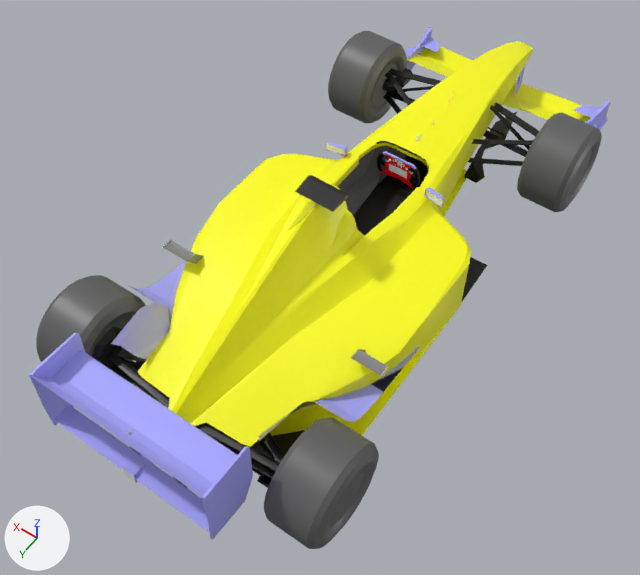
What one commit did to the COLLADA model src/stable/components/gazeboserver/models/f1/meshes/F1.dae.
Camera for both pictures: a 50 mm camera at (-0.407, 0.917, 0.923) aimed at (-0.005, 0.353, 0.037). The axes (+X, +Y, +Z) are drawn at lower left. The lights are the same throughout. Where no turn or scale is listed for an object, it has been applied to the vertices.
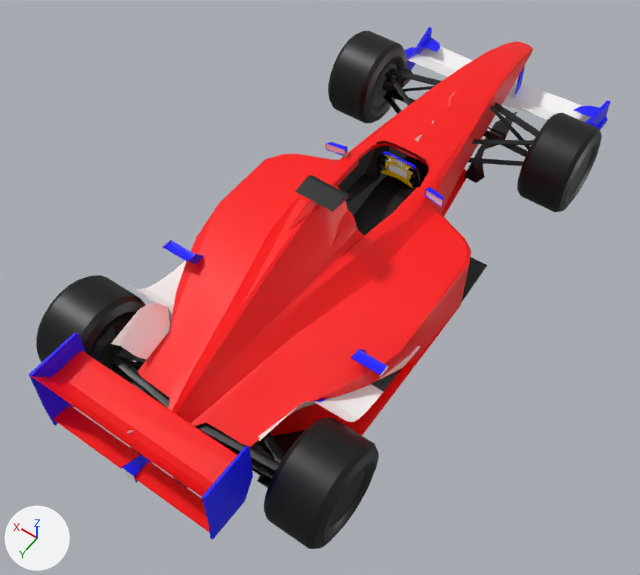
Boxes (x1, y1, x2, y2) around the edits, measured in the pictures (640 x 575 px):
'SketchUp_030', recoloured (yellow to red): (138, 41, 533, 447) in both
'SketchUp_217', recoloured (grey to black): (264, 417, 379, 549) in both
'SketchUp_012', recoloured (blue to red): (49, 351, 237, 489) in both
'SketchUp_003', recoloured (grey to black): (517, 113, 602, 212) in both
'SketchUp_215', recoloured (grey to black): (36, 275, 145, 371) in both
'SketchUp_213', recoloured (grey to black): (328, 31, 407, 123) in both
'SketchUp_019', recoloured (blue to red): (53, 406, 210, 533) in both
'SketchUp_018', recoloured: (202, 446, 253, 540) in both
'SketchUp_041', recoloured: (111, 303, 174, 360) in both
'SketchUp_014', recoloured (blue to red): (31, 376, 208, 497) in both
'SketchUp_010', recoloured (yellow to white): (420, 47, 591, 122) in both
'SketchUp_015', recoloured: (29, 333, 86, 426) in both
'SketchUp_177', recoloured: (337, 146, 390, 216) in both
'SketchUp_199', recoloured (blue to white): (315, 385, 383, 422) in both
'SketchUp_206', recoloured (blue to white): (128, 268, 183, 307) in both
'SketchUp_028', recoloured (yellow to white): (408, 54, 556, 120) in both
'SketchUp_209', recoloured: (371, 346, 420, 392) in both
'SketchUp_042', recoloured (grey to blue): (351, 349, 387, 375) in both
'SketchUp_044', recoloured (grey to blue): (163, 240, 203, 264) in both
'SketchUp_016', recoloured (red to yellow): (380, 154, 414, 188) in both
'SketchUp_026', recoloured: (586, 100, 611, 130) in both
'SketchUp_198', recoloured: (122, 423, 210, 483) in both
'SketchUp_027', recoloured: (406, 27, 432, 70) in both
'SketchUp_011', recoloured: (574, 105, 599, 117) in both
'SketchUp_024', recoloured: (422, 37, 440, 52) in both
'SketchUp_045', recoloured: (425, 187, 443, 207) in both
'SketchUp_025', recoloured: (326, 142, 348, 156) in both
'SketchUp_009', recoloured: (382, 151, 416, 169) in both
'SketchUp_032', recoloured: (514, 66, 525, 97) in both
'SketchUp_208', recoloured: (177, 261, 186, 272) in both
'SketchUp_031', recoloured: (404, 47, 414, 56) in both
'SketchUp_184', recoloured: (317, 398, 327, 402) in both
'SketchUp_029', recoloured: (590, 123, 597, 127) in both

Patch to the scene script:
```diff
--- a/src/stable/components/gazeboserver/models/f1/meshes/F1.dae.py
+++ b/src/stable/components/gazeboserver/models/f1/meshes/F1.dae.py
@@ mat_color_008_003 @@
 mat_color_008_003 = principled_material('Color_008_003')
-mat_color_008_003.base_color = (0.118, 0.118, 0.118)  # dark grey #606060
+mat_color_008_003.base_color = (0.0, 0.0, 0.0)  # black #000000
 mat_color_008_003.roughness = 0.44
@@ mat_color_a01_003 @@
 mat_color_a01_003 = principled_material('Color_A01_003')
-mat_color_a01_003.base_color = (1.0, 0.0, 0.0)  # red #ff0000
+mat_color_a01_003.base_color = (1.0, 0.592, 0.0)  # yellow #ffca00
 mat_color_a01_003.roughness = 0.44
@@ mat_color_i03 @@
 mat_color_i03 = principled_material('Color_I03')
-mat_color_i03.base_color = (0.396, 0.396, 1.0)  # blue #a9a9ff
+mat_color_i03.base_color = (0.0, 0.0, 1.0)  # blue #0000ff
 mat_color_i03.roughness = 0.44
@@ mat_color_e01_003 @@
 mat_color_e01_003 = principled_material('Color_E01_003')
-mat_color_e01_003.base_color = (1.0, 1.0, 0.0)  # yellow #ffff00
+mat_color_e01_003.base_color = (1.0, 0.0, 0.0)  # red #ff0000
 mat_color_e01_003.roughness = 0.44
@@ me_sketchup_010 @@
 me_sketchup_010.from_pydata(...)  # 33 vertices, 58 faces; spans x -0.157..0.151, y -0.174..-0.111, z 0.018..0.031
-me_sketchup_010.materials.append(mat_color_e01_003)  # yellow #ffff00
+me_sketchup_010.materials.append(mat_material_003)  # white #ffffff
@@ me_id66_003 @@
 me_id66_003.from_pydata(...)  # 14 vertices, 14 faces; spans x -0.116..0.11, y 0.63..0.683, z 0.129..0.14
-me_id66_003.materials.append(mat_color_i03)  # blue #a9a9ff
+me_id66_003.materials.append(mat_color_e01_003)  # red #ff0000
@@ me_id78_003 @@
 me_id78_003.from_pydata(...)  # 10 vertices, 10 faces; spans x -0.116..0.11, y 0.679..0.694, z 0.141..0.163
-me_id78_003.materials.append(mat_color_i03)  # blue #a9a9ff
+me_id78_003.materials.append(mat_color_e01_003)  # red #ff0000
@@ me_id110_003 @@
 me_id110_003.from_pydata(...)  # 8 vertices, 10 faces; spans x -0.115..0.11, y 0.668..0.693, z 0.069..0.075
-me_id110_003.materials.append(mat_color_i03)  # blue #a9a9ff
+me_id110_003.materials.append(mat_color_e01_003)  # red #ff0000
@@ me_id164_003 @@
 me_id164_003.from_pydata(...)  # 24 vertices, 42 faces; spans x -0.149..0.143, y -0.126..-0.078, z 0.025..0.056
-me_id164_003.materials.append(mat_color_e01_003)  # yellow #ffff00
+me_id164_003.materials.append(mat_material_003)  # white #ffffff
@@ me_id242_003 @@
 me_id242_003.from_pydata(...)  # 13 vertices, 12 faces; spans x 0.0753..0.111, y 0.4814..0.6004, z 0.0597..0.1164
-me_id242_003.materials.append(mat_color_i03)  # blue #a9a9ff
+me_id242_003.materials.append(mat_material_003)  # white #ffffff
@@ me_id248_003 @@
 me_id248_003.from_pydata(...)  # 18 vertices, 24 faces; spans x -0.1598..-0.1209, y 0.4256..0.4585, z 0.0843..0.1086
-me_id248_003.materials.append(mat_color_007_003)  # grey #838383
+me_id248_003.materials.append(mat_color_i03)  # blue #0000ff
@@ me_id262_003 @@
 me_id262_003.from_pydata(...)  # 18 vertices, 24 faces; spans x 0.1154..0.1543, y 0.4256..0.4585, z 0.0843..0.1086
-me_id262_003.materials.append(mat_color_007_003)  # grey #838383
+me_id262_003.materials.append(mat_color_i03)  # blue #0000ff
@@ me_sketchup_199 @@
 me_sketchup_199.from_pydata(...)  # 12 vertices, 10 faces; spans x -0.1587..-0.1151, y 0.4428..0.5221, z 0.0519..0.0984
-me_sketchup_199.materials.append(mat_color_i03)  # blue #a9a9ff
+me_sketchup_199.materials.append(mat_material_003)  # white #ffffff
@@ me_sketchup_206 @@
 me_sketchup_206.from_pydata(...)  # 12 vertices, 10 faces; spans x 0.1095..0.1559, y 0.4428..0.5216, z 0.0519..0.0984
-me_sketchup_206.materials.append(mat_color_i03)  # blue #a9a9ff
+me_sketchup_206.materials.append(mat_material_003)  # white #ffffff
```
